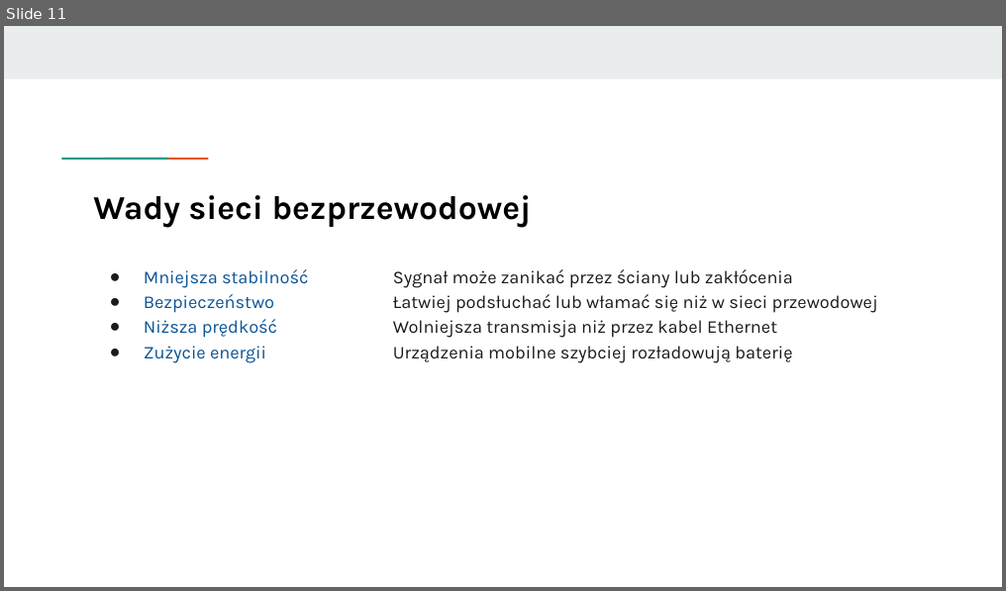
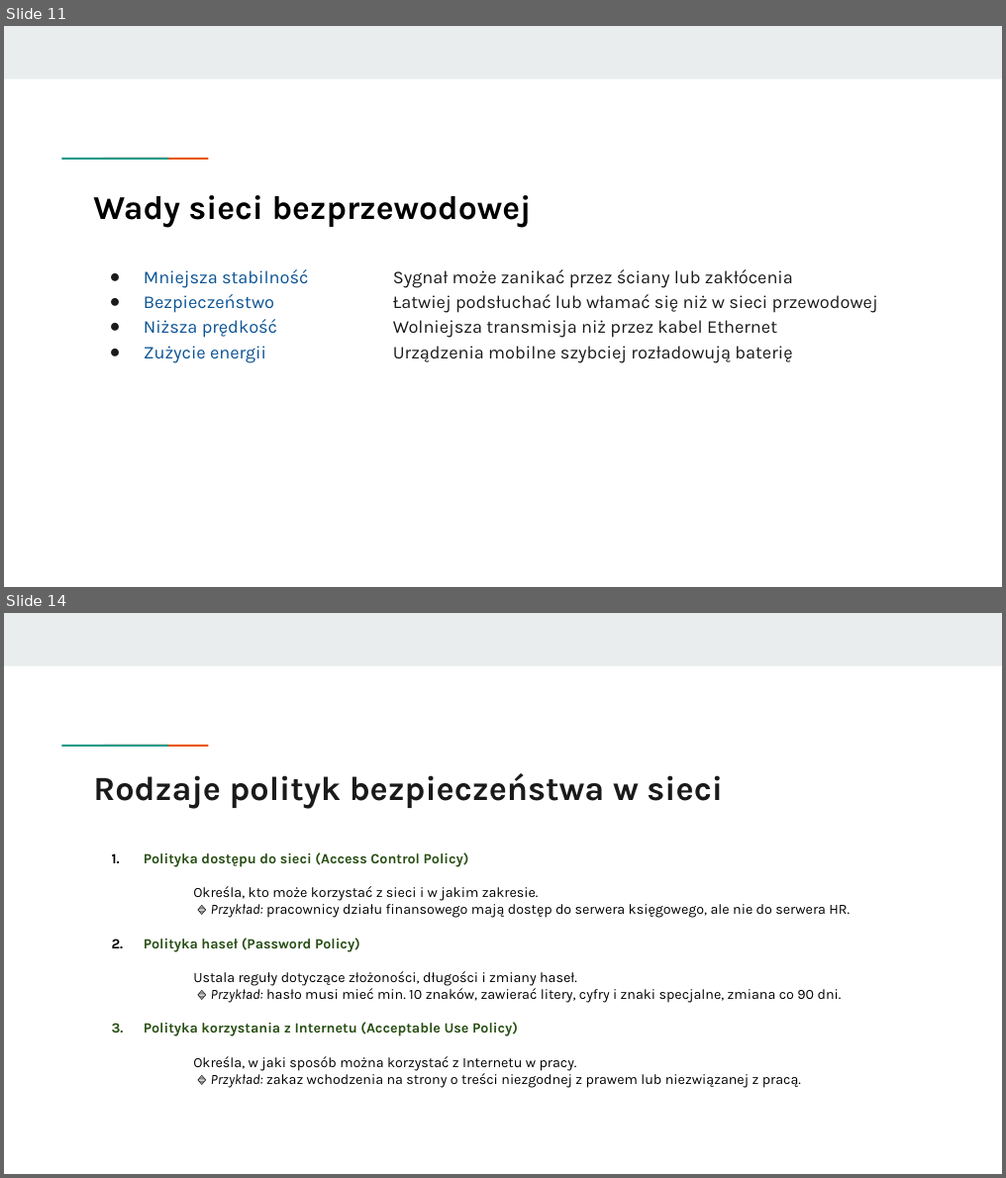
Before and after one commit to KasiaKasia/PRZEDMIOTY, a slide deck: ZASTOSOWANIE_INFORMATYKI/1A-gr_2/Zastosowanie informatyki - 1A gr. 2-plik2.pptx. Shown one above the other, each under a label of ours: slide 11 before the commit, slides 11 and 14 after it; the slides between them are not shown. The pictures are 1006x591 and 1006x1178 pixels, drawn with LibreOffice and Linux fonts; fonts in the diff are those of the drawing. Boxes give left, top, right and bottom in pixels: in the first picture for what was removed or moved away, otherwise in the second. Text is boxed around its words. In the diff, an @@ line names an element or a change of style, - is before the commit and + after.

```diff
--- a/ZASTOSOWANIE_INFORMATYKI/1A-gr_2/Zastosowanie informatyki - 1A gr. 2-plik2.pptx
+++ b/ZASTOSOWANIE_INFORMATYKI/1A-gr_2/Zastosowanie informatyki - 1A gr. 2-plik2.pptx
@@ slide 14 added at [4, 613, 1002, 1174], background #FFFFFF; not listed: 3 template elements that a slide beside it also shows @@
@@ title added at [93, 773, 723, 809], 24.4 pt, text #1A1A1A, bold @@
+Rodzaje polityk bezpieczeństwa w sieci
@@ text added at [144, 853, 849, 1088], 10.2 pt, text #000000 @@
+1. Polityka dostępu do sieci (Access Control Policy)
+Określa, kto może korzystać z sieci i w jakim zakresie.
+🔹 Przykład: pracownicy działu finansowego mają dostęp do serwera księgowego, ale nie do serwera HR.
+1. Polityka haseł (Password Policy)
+Ustala reguły dotyczące złożoności, długości i zmiany haseł.
+🔹 Przykład: hasło musi mieć min. 10 znaków, zawierać litery, cyfry i znaki specjalne, zmiana co 90 dni.
+1. Polityka korzystania z Internetu (Acceptable Use Policy)
+Określa, w jaki sposób można korzystać z Internetu w pracy.
+🔹 Przykład: zakaz wchodzenia na strony o treści niezgodnej z prawem lub niezwiązanej z pracą.
```
Also in this commit, not shown: 9 other slides added, 1 other file.
